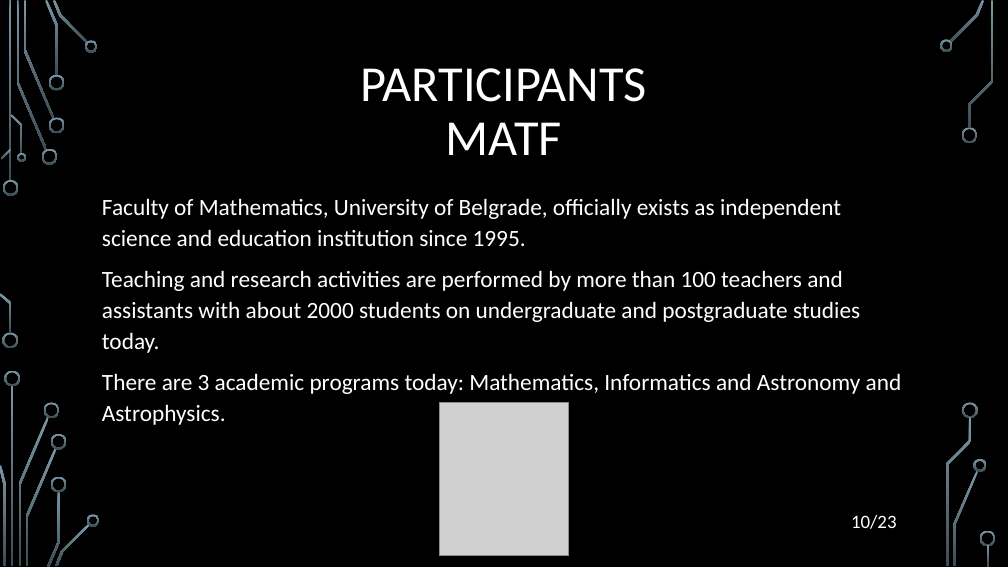
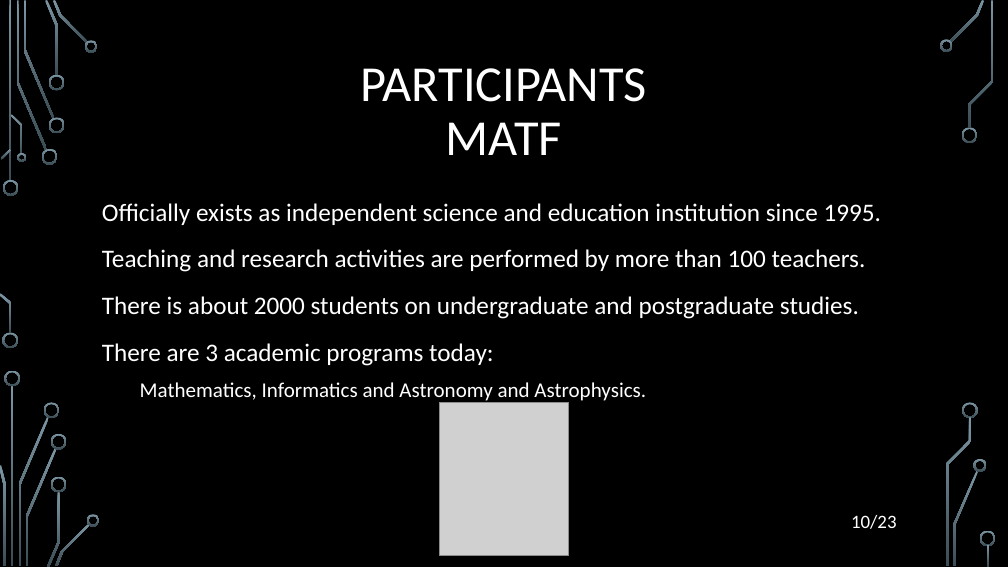
Before and after one commit to filozof50/UP, a slide deck: slide 10 of hw2/H2020.pptx. Drawn at 1008x567 pixels with LibreOffice and Linux fonts; fonts in the diff are those of the drawing; grey boxes stand for pictures; background and template pictures are left out. Boxes give left, top, right and bottom in pixels: in the first picture for what was removed or moved away, otherwise in the second. Text is boxed around its words. In the diff, an @@ line names an element or a change of style, - is before the commit and + after.

```diff
--- a/hw2/H2020.pptx
+++ b/hw2/H2020.pptx
@@ text at bbox=[102, 203, 881, 404]: text changed; size 22.2 to 24 pt @@
-Faculty of Mathematics, University of Belgrade, officially exists as independent science and education institution since 1995.
-Teaching and research activities are performed by more than 100 teachers and assistants with about 2000 students on undergraduate and postgraduate studies today.
-There are 3 academic programs today: Mathematics, Informatics and Astronomy and Astrophysics.
+Officially exists as independent science and education institution since 1995.
+Teaching and research activities are performed by more than 100 teachers.
+There is about 2000 students on undergraduate and postgraduate studies.
+There are 3 academic programs today:
+  Mathematics, Informatics and Astronomy and Astrophysics.
```
Also in this commit, not shown: 11 other slides changed, 2 other files.
